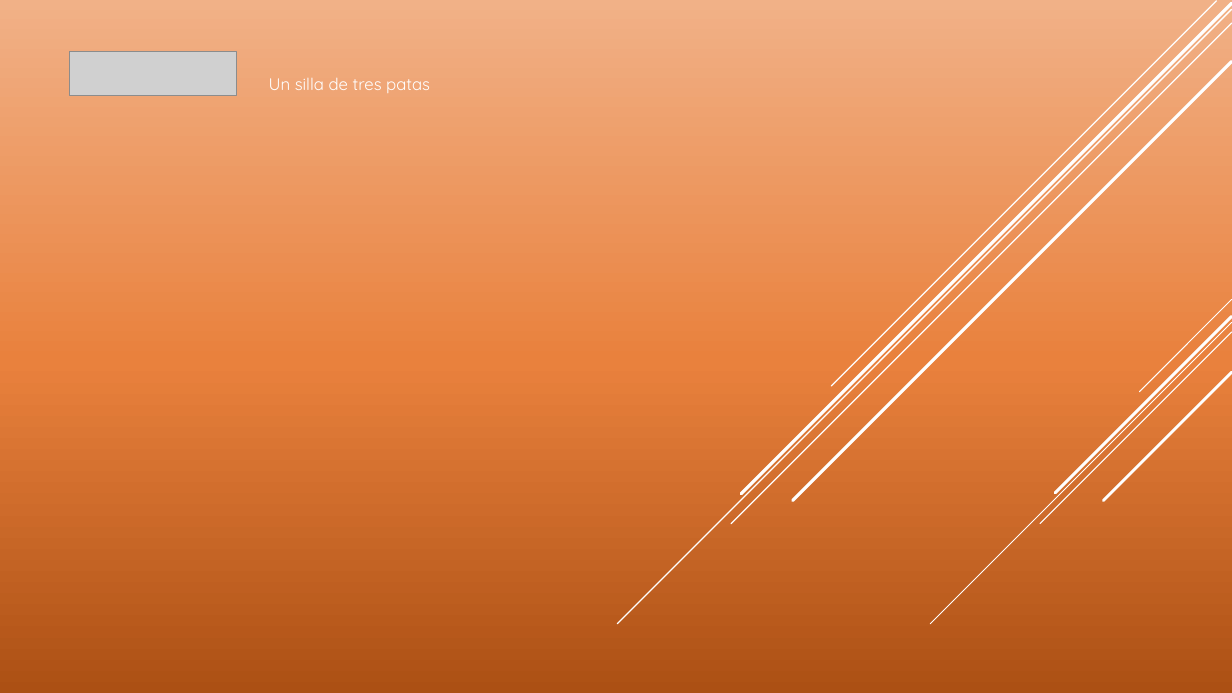
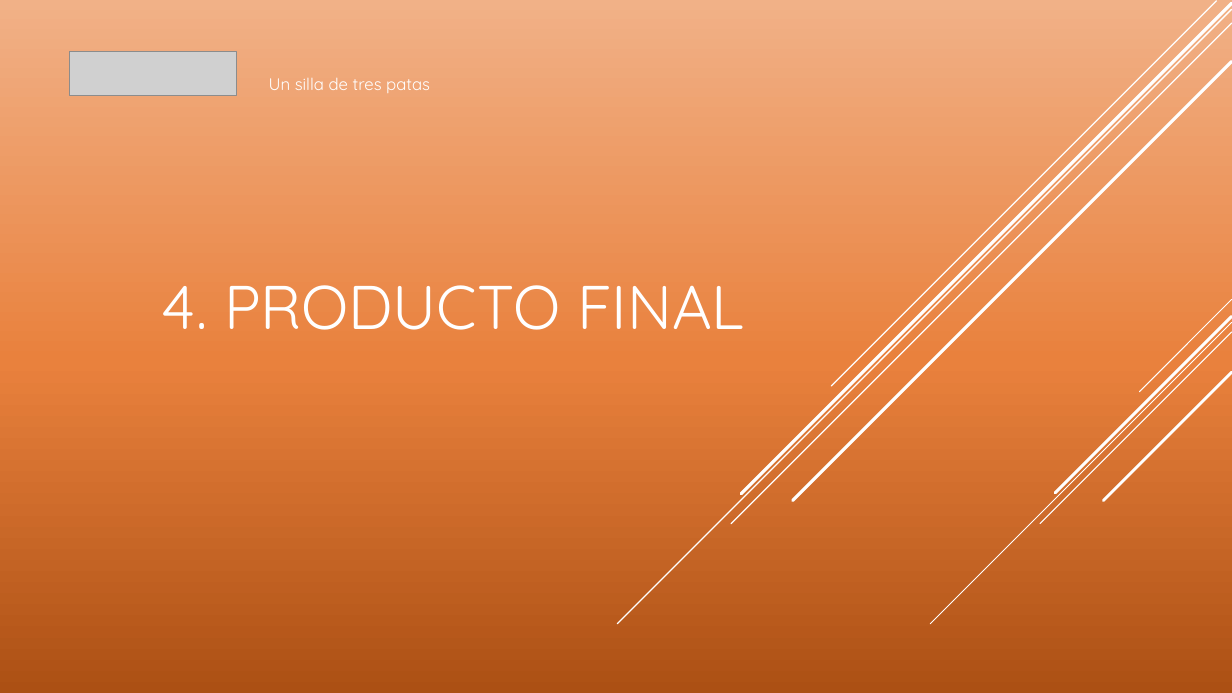
Before and after one commit to tripod-egibide/reto2, a slide deck: slide 8 of Doc/PresentaciónReto2.pptx. Drawn at 1232x693 pixels with LibreOffice and Linux fonts; fonts in the diff are those of the drawing; grey boxes stand for pictures. Boxes give left, top, right and bottom in pixels: in the first picture for what was removed or moved away, otherwise in the second. Text is boxed around its words. In the diff, an @@ line names an element or a change of style, - is before the commit and + after.

```diff
--- a/Doc/PresentaciónReto2.pptx
+++ b/Doc/PresentaciónReto2.pptx
@@ title added at [162, 285, 745, 330], 48 pt, text #FFFFFF @@
+4. PRODUCTO FINAL
```
Also in this commit, not shown: 4 other slides changed.
